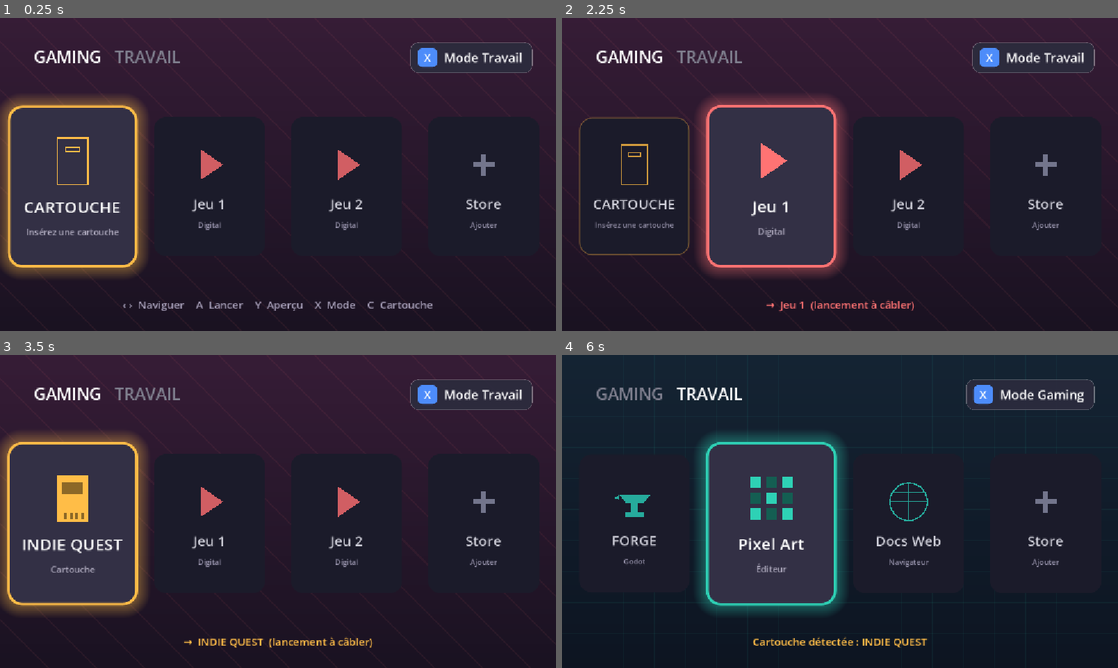
Above: before the commit, frames 1-4 (two rows, left to right).
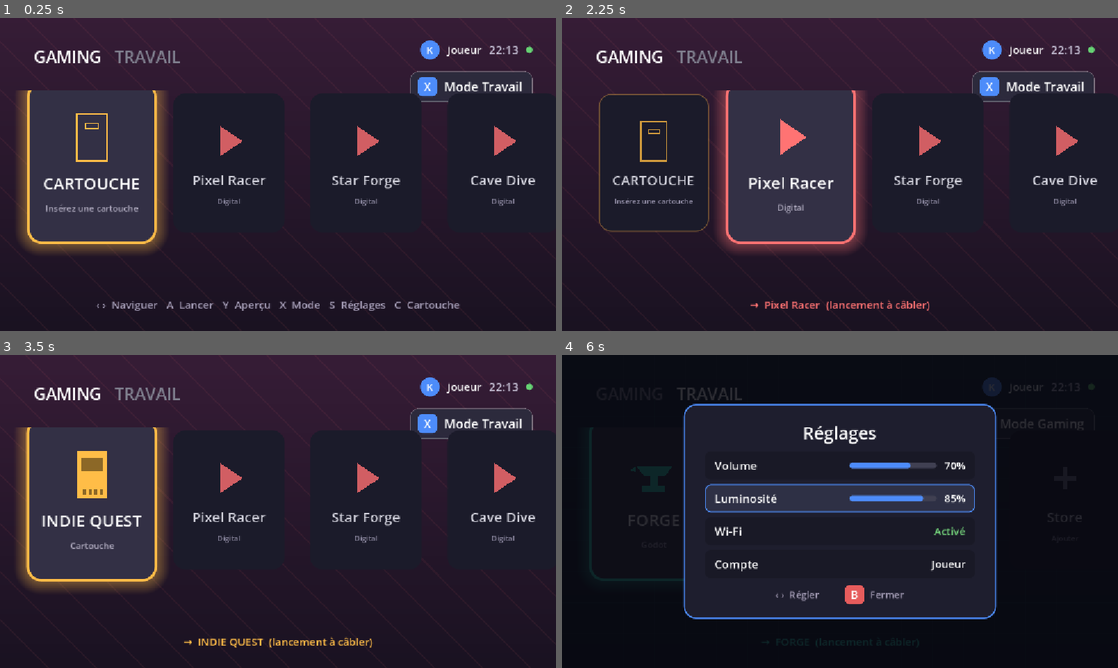
Above: after the commit, the same moments.

Repository: kilian-quittard/gaming-console-os
Game: Godot game, scene res://scenes/Main.tscn
Same seed, same stepped clock (60 frames per second), same inputs: the game is played once before the commit and once after it.
Inputs:
- Up to frame 1 (0.25 s): no input
- Up to frame 2 (2.25 s): tap Enter (ui_accept) at 0.5, 0.77, 1.07, 1.52, 1.55, 1.82 s; hold Right (ui_right) 0.53-1.28 s; hold Y (preview) 0.53-1.28 s; tap C (toggle_cartridge) at 0.8, 1.35 s; hold Down (ui_down) 1.28-2.03 s; hold Right (ui_right) from 2.03 s (still down); hold Enter (ui_accept) from 2.03 s (still down)
- Up to frame 3 (3.5 s): tap Y (preview) at 2.3, 2.85 s; release Right (ui_right) at 2.78 s; release Enter (ui_accept) at 2.78 s; hold Up (ui_up) from 2.78 s (still down); tap Enter (ui_accept) at 3.02, 3.32 s; tap C (toggle_cartridge) at 3.05 s
- Up to frame 4 (6 s): release Up (ui_up) at 3.53 s; hold C (toggle_cartridge) 3.53-4.28 s; hold Left (ui_left) 3.53-5.03 s; tap Enter (ui_accept) at 3.77, 3.8, 4.07, 4.52, 4.82, 5.75 s; tap Escape (ui_cancel) at 4.15 s; tap X (toggle_mode) at 4.35 s; tap Y (preview) at 4.55 s; tap S (settings, bound only after the commit) at 4.9 s; hold Down (ui_down) 5.03-5.78 s; hold Y (preview) 5.03-5.78 s; tap C (toggle_cartridge) at 5.3, 5.85 s; hold Right (ui_right) from 5.78 s (still down)

The runs differ from the first frame. In frame 1, 14% of the frame differs, in the area x 0-100%, y 7-94%; in frame 2, 14%; in frame 3, 14%; in frame 4, 38%, in the area x 0-100%, y 0-94%.

Commit message:
Front-end: status bar, settings overlay (S), scrollable game row
Status bar (avatar/name/clock/network) top-right with a 10s clock timer. Settings overlay opened with S/Start: Volume + Luminosite bars (left/right), Wi-Fi toggle, Compte; up/down nav, B closes; reuses the screen-stack pattern. GAMING row now scrolls horizontally (ScrollContainer, hidden scrollbar, ensure_control_visible) with more sample games + edge padding.

Co-Authored-By: Claude Opus 4.8 <noreply@anthropic.com>

Diff:
--- a/frontend/project.godot
+++ b/frontend/project.godot
@@ -44,6 +44,10 @@
 "deadzone": 0.5,
 "events": [Object(InputEventKey,"resource_local_to_scene":false,"resource_name":"","device":-1,"window_id":0,"alt_press …(348 unchanged characters)…
 }
+settings={
+"deadzone": 0.5,
+"events": [Object(InputEventKey,"resource_local_to_scene":false,"resource_name":"","device":-1,"window_id":0,"alt_pressed":false,"shift_pressed":false,"ctrl_pressed":false,"meta_pressed":false,"pressed":false,"keycode":0,"physical_keycode":83,"key_label":0,"unicode":0,"location":0,"echo":false,"script":null), Object(InputEventJoypadButton,"resource_local_to_scene":false,"resource_name":"","device":-1,"button_index":6,"pressure":0.0,"pressed":false,"script":null)]
+}
 
 [rendering]
 
--- a/frontend/scripts/Main.gd
+++ b/frontend/scripts/Main.gd
@@ -20,8 +20,12 @@
 const CONTENT := [
 	[ # GAMING
 		{"title": "CARTOUCHE", "sub": "Insérez une cartouche", "kind": "cartridge"},
-		{"title": "Jeu 1", "sub": "Digital", "kind": "game"},
-		{"title": "Jeu 2", "sub": "Digital", "kind": "game"},
+		{"title": "Pixel Racer", "sub": "Digital", "kind": "game"},
+		{"title": "Star Forge", "sub": "Digital", "kind": "game"},
+		{"title": "Cave Dive", "sub": "Digital", "kind": "game"},
+		{"title": "Neon Drift", "sub": "Digital", "kind": "game"},
+		{"title": "Loop Hero+", "sub": "Digital", "kind": "game"},
+		{"title": "Bit Brawl", "sub": "Digital", "kind": "game"},
 		{"title": "Store", "sub": "Ajouter", "kind": "store"},
 	],
 	[ # TRAVAIL
@@ -35,14 +39,31 @@
 # Demo "cartridge" the simulated slot reveals when "inserted" (key C / Y button).
 const CARTRIDGE_GAME := {"title": "INDIE QUEST", "sub": "Cartouche", "kind": "game"}
 
+const SETTINGS_KINDS := ["volume", "bright", "wifi", "account"]
+const SETTINGS_LABELS := ["Volume", "Luminosité", "Wi-Fi", "Compte"]
+const SETTINGS_ACCENT := Color(0.30, 0.55, 0.98)
+
 var _mode := 0
 var _selected := 0
 var _cartridge_inserted := false
 
-# Screen-stack depth: home menu <-> preview overlay
+# Screen-stack depth: home menu <-> preview/settings overlay
 var _in_preview := false
 var _preview_layer: Control = null
 var _preview_item: Dictionary = {}
+
+var _in_settings := false
+var _settings_layer: Control = null
+var _settings_sel := 0
+var _settings_rows: Array = []  # built in _open_settings
+
+# Settings state (placeholder values)
+var _vol := 70
+var _bright := 80
+var _wifi := true
+
+var _scroll: ScrollContainer = null
+var _clock: Label = null
 var _tiles: Array[Panel] = []
 var _tweens: Array = []
 
@@ -106,7 +127,7 @@
 	toggle_panel.grow_horizontal = Control.GROW_DIRECTION_BEGIN
 	toggle_panel.grow_vertical = Control.GROW_DIRECTION_END
 	toggle_panel.offset_right = -48
-	toggle_panel.offset_top = 50
+	toggle_panel.offset_top = 110
 	add_child(toggle_panel)
 
 	var thb := HBoxContainer.new()
@@ -122,19 +143,75 @@
 	_toggle_label.vertical_alignment = VERTICAL_ALIGNMENT_CENTER
 	thb.add_child(_toggle_label)
 
-	# Center: content row
-	var center := CenterContainer.new()
-	center.set_anchors_preset(Control.PRESET_FULL_RECT)
-	center.offset_top = 140
-	center.offset_bottom = -90
-	add_child(center)
+	# Top-right corner: status bar (avatar, name, clock, network)
+	var status_bar := HBoxContainer.new()
+	status_bar.add_theme_constant_override("separation", 16)
+	status_bar.alignment = BoxContainer.ALIGNMENT_CENTER
+	status_bar.set_anchors_preset(Control.PRESET_TOP_RIGHT)
+	status_bar.grow_horizontal = Control.GROW_DIRECTION_BEGIN
+	status_bar.offset_right = -48
+	status_bar.offset_top = 46
+	add_child(status_bar)
+
+	var avatar := Panel.new()
+	avatar.custom_minimum_size = Vector2(40, 40)
+	avatar.size_flags_vertical = Control.SIZE_SHRINK_CENTER
+	var asb := StyleBoxFlat.new()
+	asb.bg_color = X_BLUE
+	asb.set_corner_radius_all(20)
+	avatar.add_theme_stylebox_override("panel", asb)
+	var ai := Label.new()
+	ai.text = "K"
+	ai.set_anchors_preset(Control.PRESET_FULL_RECT)
+	ai.horizontal_alignment = HORIZONTAL_ALIGNMENT_CENTER
+	ai.vertical_alignment = VERTICAL_ALIGNMENT_CENTER
+	ai.add_theme_font_size_override("font_size", 20)
+	avatar.add_child(ai)
+	status_bar.add_child(avatar)
+
+	var nm := Label.new()
+	nm.text = "Joueur"
+	nm.add_theme_font_size_override("font_size", 22)
+	nm.vertical_alignment = VERTICAL_ALIGNMENT_CENTER
+	status_bar.add_child(nm)
+
+	_clock = Label.new()
+	_clock.add_theme_font_size_override("font_size", 24)
+	_clock.vertical_alignment = VERTICAL_ALIGNMENT_CENTER
+	_clock.modulate = Color(0.78, 0.76, 0.84)
+	status_bar.add_child(_clock)
+
+	var net := Panel.new()
+	net.custom_minimum_size = Vector2(14, 14)
+	net.size_flags_vertical = Control.SIZE_SHRINK_CENTER
+	var nsb := StyleBoxFlat.new()
+	nsb.bg_color = Color(0.40, 0.82, 0.45)
+	nsb.set_corner_radius_all(7)
+	net.add_theme_stylebox_override("panel", nsb)
+	status_bar.add_child(net)
+
+	_update_clock()
+	var ctimer := Timer.new()
+	ctimer.wait_time = 10.0
+	ctimer.autostart = true
+	add_child(ctimer)
+	ctimer.timeout.connect(_update_clock)
+
+	# Center: horizontally-scrolling content row (scrollbar hidden)
+	_scroll = ScrollContainer.new()
+	_scroll.set_anchors_preset(Control.PRESET_FULL_RECT)
+	_scroll.offset_top = 150
+	_scroll.offset_bottom = -96
+	_scroll.horizontal_scroll_mode = ScrollContainer.SCROLL_MODE_SHOW_NEVER
+	_scroll.vertical_scroll_mode = ScrollContainer.SCROLL_MODE_DISABLED
+	add_child(_scroll)
 	_row = HBoxContainer.new()
 	_row.add_theme_constant_override("separation", 44)
-	center.add_child(_row)
+	_scroll.add_child(_row)
 
 	# Bottom hints
 	_status = Label.new()
-	_status.text = "‹ ›  Naviguer    A  Lancer    Y  Aperçu    X  Mode    C  Cartouche"
+	_status.text = "‹ ›  Naviguer   A  Lancer   Y  Aperçu   X  Mode   S  Réglages   C  Cartouche"
 	_status.horizontal_alignment = HORIZONTAL_ALIGNMENT_CENTER
 	_status.add_theme_font_size_override("font_size", 22)
 	_status.modulate = Color(0.65, 0.62, 0.72)
@@ -142,6 +219,13 @@
 	_status.offset_top = -70
 	_status.offset_bottom = -34
 	add_child(_status)
+
+
+func _update_clock() -> void:
+	if _clock == null:
+		return
+	var t := Time.get_time_dict_from_system()
+	_clock.text = "%02d:%02d" % [t.hour, t.minute]
 
 
 func _draw_motif() -> void:
@@ -313,17 +397,27 @@
 	if _mode == 0 and _cartridge_inserted:
 		items[0] = CARTRIDGE_GAME.duplicate()
 		items[0]["kind"] = "cartridge_in"
+	_row.add_child(_make_spacer())  # leading padding
 	for item in items:
 		var tile := _make_tile(item)
 		_row.add_child(tile)
 		_tiles.append(tile)
 		_tweens.append(null)
+	_row.add_child(_make_spacer())  # trailing padding
+	if _scroll:
+		_scroll.scroll_horizontal = 0
 
 	_selected = 0
-	_status.text = "‹ ›  Naviguer    A  Lancer    Y  Aperçu    X  Mode    C  Cartouche"
+	_status.text = "‹ ›  Naviguer   A  Lancer   Y  Aperçu   X  Mode   S  Réglages   C  Cartouche"
 	_status.modulate = Color(0.65, 0.62, 0.72)
 	await get_tree().process_frame  # let layout settle so scale pivots are right
 	_update_selection(instant)
+
+
+func _make_spacer() -> Control:
+	var c := Control.new()
+	c.custom_minimum_size = Vector2(26, 0)
+	return c
 
 
 func _icon_color(kind: String) -> Color:
@@ -337,6 +431,7 @@
 	var panel := Panel.new()
 	panel.custom_minimum_size = TILE_SIZE
 	panel.pivot_offset = TILE_SIZE * 0.5
+	panel.size_flags_vertical = Control.SIZE_SHRINK_CENTER  # stay centered in scroll band
 
 	var vb := VBoxContainer.new()
 	vb.set_anchors_preset(Control.PRESET_FULL_RECT)
@@ -407,6 +502,10 @@
 		tw.tween_property(tile, "scale", target, 0.26)
 		_tweens[i] = tw
 
+	# Keep the selected tile in view when the row scrolls.
+	if _scroll and _selected < _tiles.size():
+		_scroll.ensure_control_visible(_tiles[_selected])
+
 
 # ---- Input -----------------------------------------------------------------
 
@@ -419,7 +518,27 @@
 			_preview_launch()
 		return
 
-	if event.is_action_pressed("toggle_cartridge"):
+	# Settings overlay: up/down navigate, left/right adjust, A toggle, B close.
+	if _in_settings:
+		if event.is_action_pressed("ui_cancel") or event.is_action_pressed("settings"):
+			_close_settings()
+		elif event.is_action_pressed("ui_down"):
+			_settings_sel = (_settings_sel + 1) % SETTINGS_KINDS.size()
+			_refresh_settings()
+		elif event.is_action_pressed("ui_up"):
+			_settings_sel = (_settings_sel - 1 + SETTINGS_KINDS.size()) % SETTINGS_KINDS.size()
+			_refresh_settings()
+		elif event.is_action_pressed("ui_right"):
+			_settings_adjust(1)
+		elif event.is_action_pressed("ui_left"):
+			_settings_adjust(-1)
+		elif event.is_action_pressed("ui_accept"):
+			_settings_activate()
+		return
+
+	if event.is_action_pressed("settings"):
+		_open_settings()
+	elif event.is_action_pressed("toggle_cartridge"):
 		_cartridge_inserted = not _cartridge_inserted
 		if _mode == 0:
 			_populate_mode()
@@ -690,3 +809,173 @@
 	var tw := create_tween()
 	tw.tween_property(layer, "modulate:a", 0.0, 0.14)
 	tw.tween_callback(layer.queue_free)
+
+
+# ---- Settings overlay ------------------------------------------------------
+
+func _open_settings() -> void:
+	_in_settings = true
+	_settings_sel = 0
+
+	_settings_layer = Control.new()
+	_settings_layer.set_anchors_preset(Control.PRESET_FULL_RECT)
+	_settings_layer.modulate = Color(1, 1, 1, 0)
+	add_child(_settings_layer)
+
+	var backdrop := ColorRect.new()
+	backdrop.color = Color(0.03, 0.03, 0.06, 0.85)
+	backdrop.set_anchors_preset(Control.PRESET_FULL_RECT)
+	_settings_layer.add_child(backdrop)
+
+	var center := CenterContainer.new()
+	center.set_anchors_preset(Control.PRESET_FULL_RECT)
+	_settings_layer.add_child(center)
+
+	var card := PanelContainer.new()
+	var cs := StyleBoxFlat.new()
+	cs.bg_color = Color(0.12, 0.12, 0.18)
+	cs.set_corner_radius_all(24)
+	cs.content_margin_left = 44
+	cs.content_margin_right = 44
+	cs.content_margin_top = 34
+	cs.content_margin_bottom = 30
+	cs.set_border_width_all(3)
+	cs.border_color = SETTINGS_ACCENT
+	card.add_theme_stylebox_override("panel", cs)
+	center.add_child(card)
+
+	var vb := VBoxContainer.new()
+	vb.add_theme_constant_override("separation", 14)
+	card.add_child(vb)
+
+	var title := Label.new()
+	title.text = "Réglages"
+	title.horizontal_alignment = HORIZONTAL_ALIGNMENT_CENTER
+	title.add_theme_font_size_override("font_size", 36)
+	vb.add_child(title)
+
+	var rows := VBoxContainer.new()
+	rows.add_theme_constant_override("separation", 10)
+	rows.name = "rows"
+	vb.add_child(rows)
+
+	var hint := HBoxContainer.new()
+	hint.add_theme_constant_override("separation", 12)
+	hint.alignment = BoxContainer.ALIGNMENT_CENTER
+	vb.add_child(hint)
+	hint.add_child(_hint_label("‹ ›  Régler        "))
+	hint.add_child(_make_glyph_badge("B", Color(0.90, 0.36, 0.36)))
+	hint.add_child(_hint_label("Fermer"))
+
+	_refresh_settings()
+
+	var tw := create_tween()
+	tw.tween_property(_settings_layer, "modulate:a", 1.0, 0.18)
+
+
+func _refresh_settings() -> void:
+	if _settings_layer == null:
+		return
+	var rows := _settings_layer.find_child("rows", true, false) as VBoxContainer
+	if rows == null:
+		return
+	for c in rows.get_children():
+		c.queue_free()
+	for i in SETTINGS_KINDS.size():
+		rows.add_child(_make_settings_row(i))
+
+
+func _make_settings_row(i: int) -> PanelContainer:
+	var on := (i == _settings_sel)
+	var row := PanelContainer.new()
+	row.custom_minimum_size = Vector2(560, 0)
+	var sb := StyleBoxFlat.new()
+	sb.bg_color = Color(0.18, 0.19, 0.27) if on else Color(0.10, 0.10, 0.15)
+	sb.set_corner_radius_all(12)
+	sb.content_margin_left = 20
+	sb.content_margin_right = 20
+	sb.content_margin_top = 12
+	sb.content_margin_bottom = 12
+	sb.set_border_width_all(2 if on else 0)
+	sb.border_color = SETTINGS_ACCENT
+	row.add_theme_stylebox_override("panel", sb)
+
+	var hb := HBoxContainer.new()
+	hb.add_theme_constant_override("separation", 16)
+	row.add_child(hb)
+
+	var lbl := Label.new()
+	lbl.text = SETTINGS_LABELS[i]
+	lbl.add_theme_font_size_override("font_size", 24)
+	lbl.size_flags_horizontal = Control.SIZE_EXPAND_FILL
+	lbl.vertical_alignment = VERTICAL_ALIGNMENT_CENTER
+	hb.add_child(lbl)
+
+	match SETTINGS_KINDS[i]:
+		"volume":
+			hb.add_child(_make_bar(_vol))
+			hb.add_child(_value_label("%d%%" % _vol))
+		"bright":
+			hb.add_child(_make_bar(_bright))
+			hb.add_child(_value_label("%d%%" % _bright))
+		"wifi":
+			var v := _value_label("Activé" if _wifi else "Désactivé")
+			v.modulate = Color(0.45, 0.82, 0.48) if _wifi else Color(0.7, 0.7, 0.75)
+			hb.add_child(v)
+		"account":
+			hb.add_child(_value_label("Joueur"))
+	return row
+
+
+func _value_label(text: String) -> Label:
+	var l := Label.new()
+	l.text = text
+	l.add_theme_font_size_override("font_size", 22)
+	l.vertical_alignment = VERTICAL_ALIGNMENT_CENTER
+	return l
+
+
+func _make_bar(value: int) -> Control:
+	var bg := Panel.new()
+	bg.custom_minimum_size = Vector2(180, 12)
+	bg.size_flags_vertical = Control.SIZE_SHRINK_CENTER
+	var bgs := StyleBoxFlat.new()
+	bgs.bg_color = Color(0.25, 0.25, 0.32)
+	bgs.set_corner_radius_all(6)
+	bg.add_theme_stylebox_override("panel", bgs)
+	var fill := Panel.new()
+	fill.anchor_left = 0.0
+	fill.anchor_top = 0.0
+	fill.anchor_bottom = 1.0
+	fill.anchor_right = clampf(value / 100.0, 0.0, 1.0)
+	var fs := StyleBoxFlat.new()
+	fs.bg_color = SETTINGS_ACCENT
+	fs.set_corner_radius_all(6)
+	fill.add_theme_stylebox_override("panel", fs)
+	bg.add_child(fill)
+	return bg
+
+
+func _settings_adjust(dir: int) -> void:
+	match SETTINGS_KINDS[_settings_sel]:
+		"volume": _vol = clampi(_vol + dir * 5, 0, 100)
+		"bright": _bright = clampi(_bright + dir * 5, 0, 100)
+		"wifi": _wifi = not _wifi
+	_refresh_settings()
+
+
+func _settings_activate() -> void:
+	if SETTINGS_KINDS[_settings_sel] == "wifi":
+		_wifi = not _wifi
+		_refresh_settings()
+
+
+func _close_settings() -> void:
+	if _settings_layer == null:
+		return
+	var layer := _settings_layer
+	_settings_layer = null
+	_in_settings = false
+	var tw := create_tween()
+	tw.tween_property(layer, "modulate:a", 0.0, 0.14)
+	tw.tween_callback(layer.queue_free)
